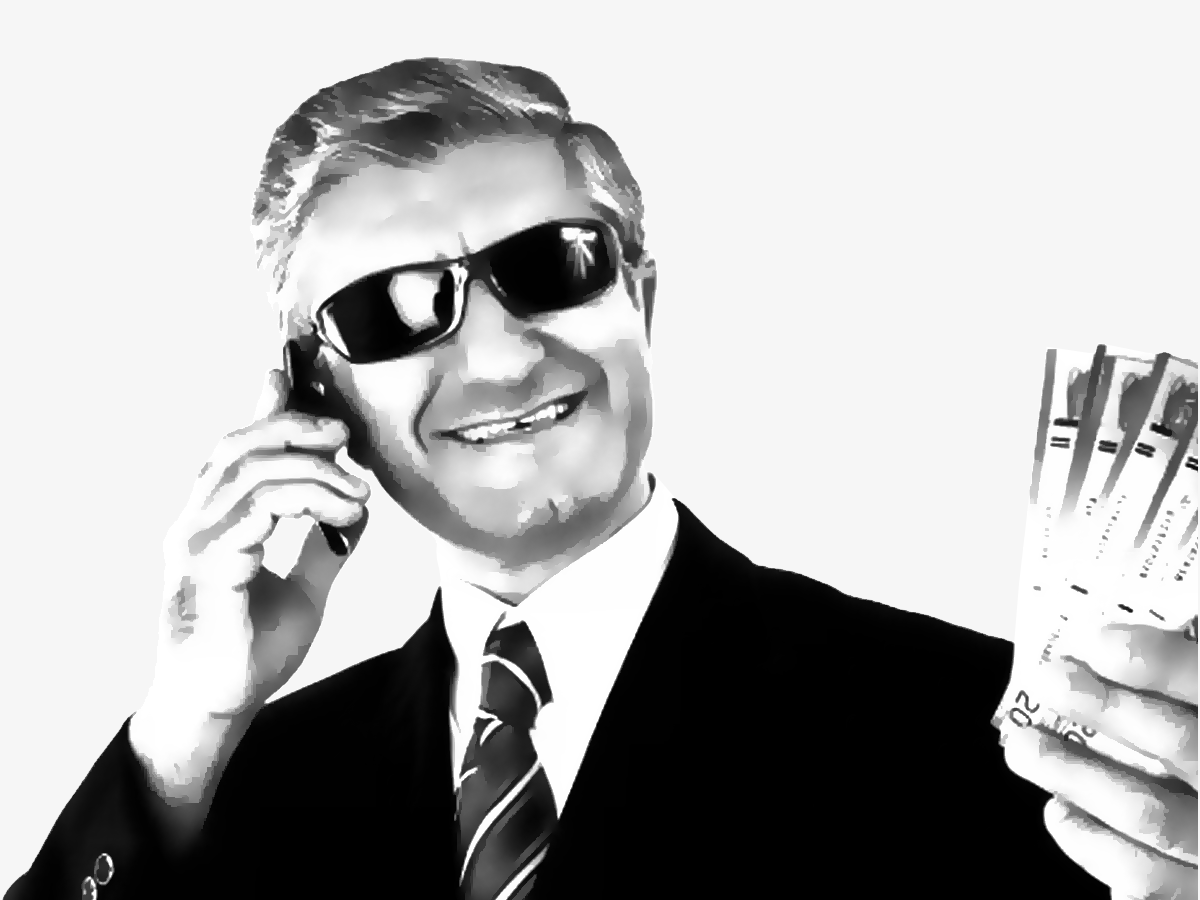
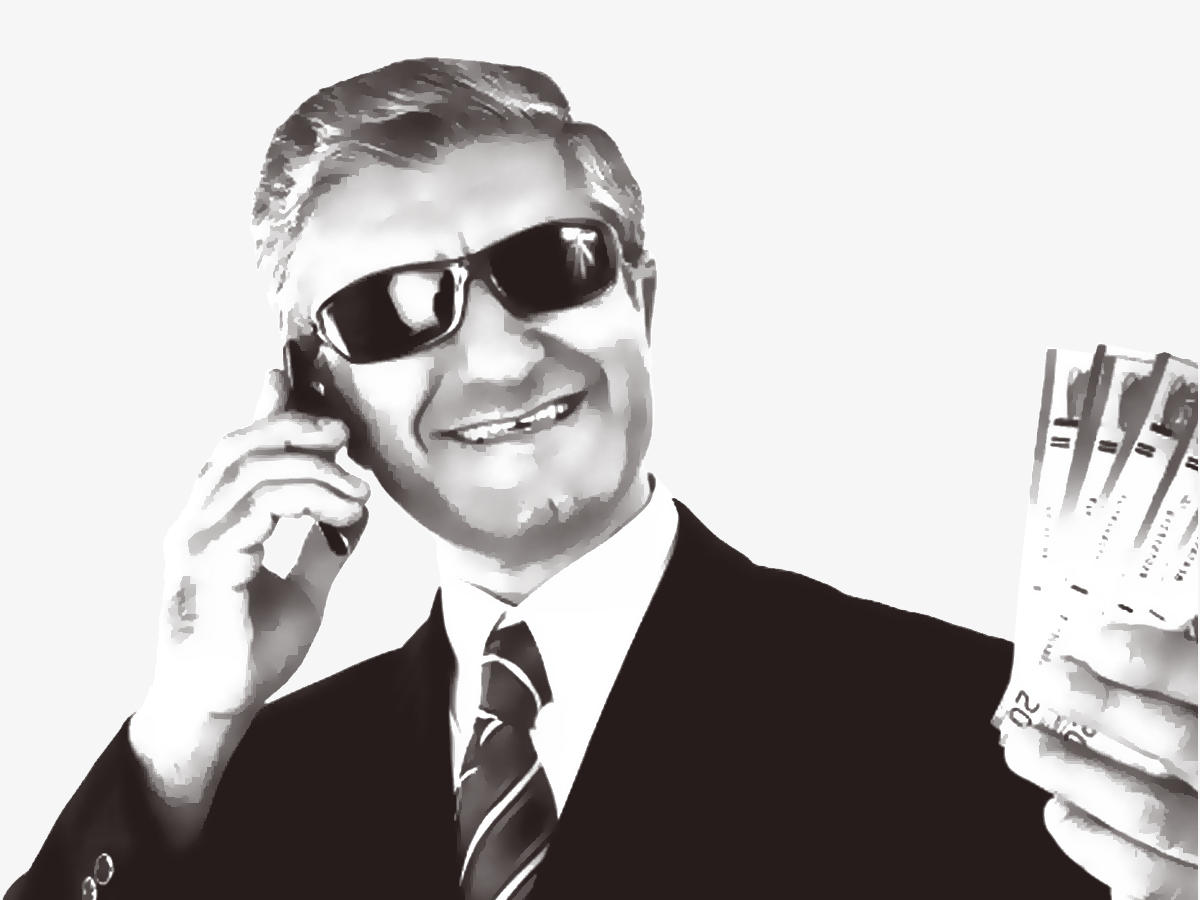
Comparing the layer stacks of the two 1200 x 900 images. Changes:
removed layer "Layer 10" over [2, 57, 1198, 900]
removed layer "Background" over [2, 57, 1198, 900]
added layer "image_color" above "image_back" over [2, 57, 1198, 900]
added layer "image_back" over [2, 57, 1198, 900]
